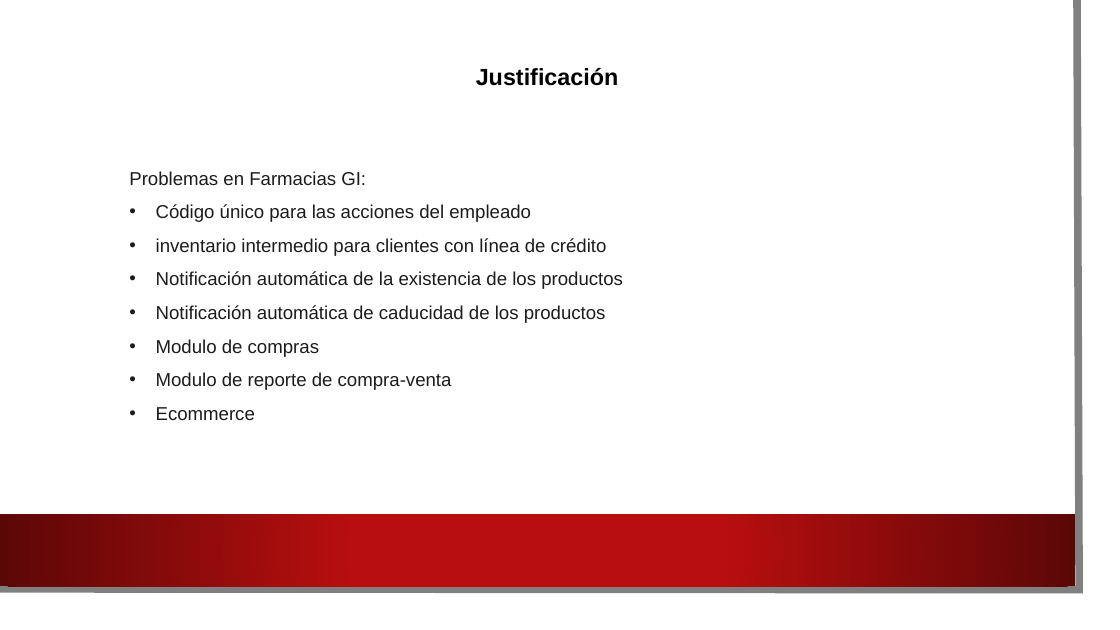
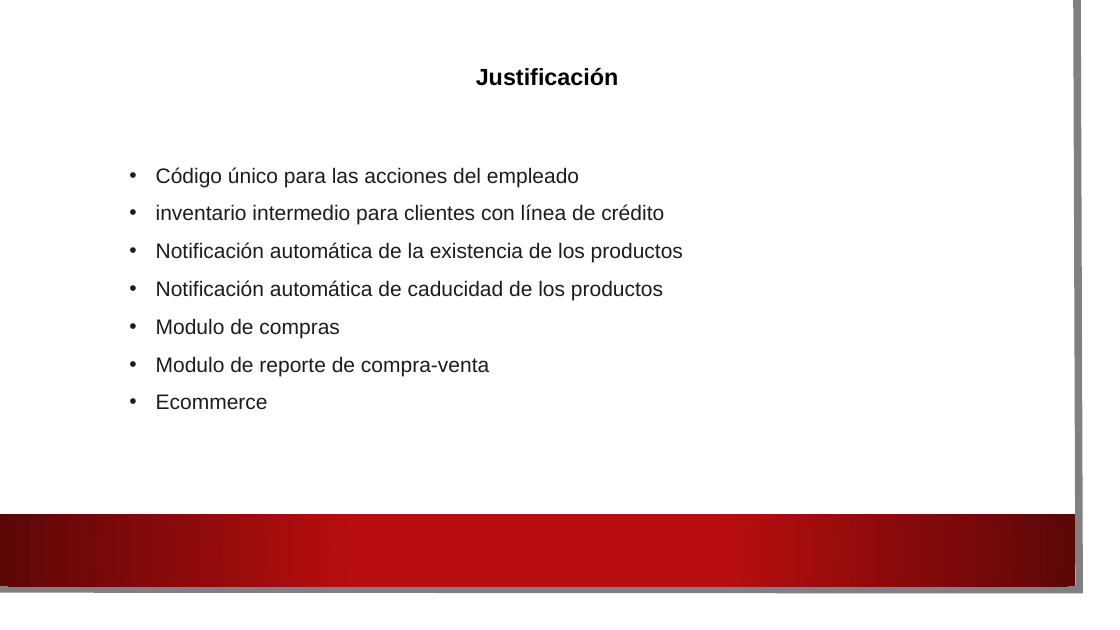
Before and after one commit to HeberZabdiel/FarmaciaGiDocumentos, a slide deck: slide 6 of Presentacion asesor uno.pptx (slide 7 before the commit). Drawn at 1120x630 pixels with LibreOffice and Linux fonts; fonts in the diff are those of the drawing; background and template pictures are left out. Boxes give left, top, right and bottom in pixels: in the first picture for what was removed or moved away, otherwise in the second. Text is boxed around its words. In the diff, an @@ line names an element or a change of style, - is before the commit and + after.

```diff
--- a/Presentacion asesor uno.pptx
+++ b/Presentacion asesor uno.pptx
@@ text "Código único para las acciones ...": place and size @@
-text "Código único para las acciones ..." at (129,171,623,420)
+text "Código único para las acciones ..." at (156,167,683,410)
@@ text "Código único para las acciones ..." at (156,167,683,410): size 16 to 18 pt @@
@@ text at (129,171,366,185): paragraph removed @@
-Problemas en Farmacias GI:
```
Also in this commit, not shown: 7 other slides changed, 1 slide removed.
